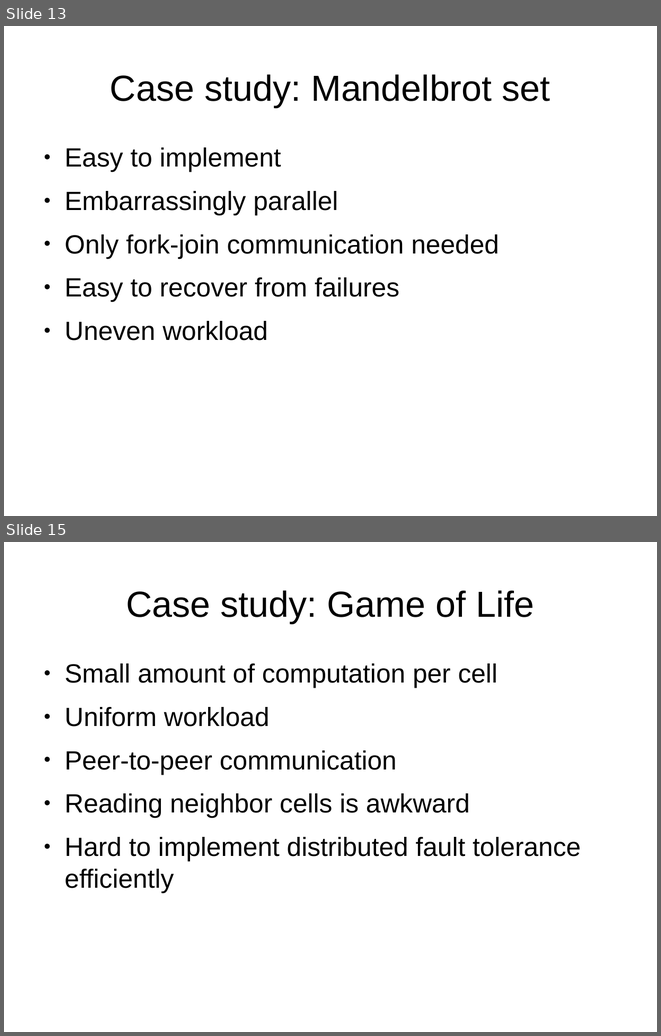
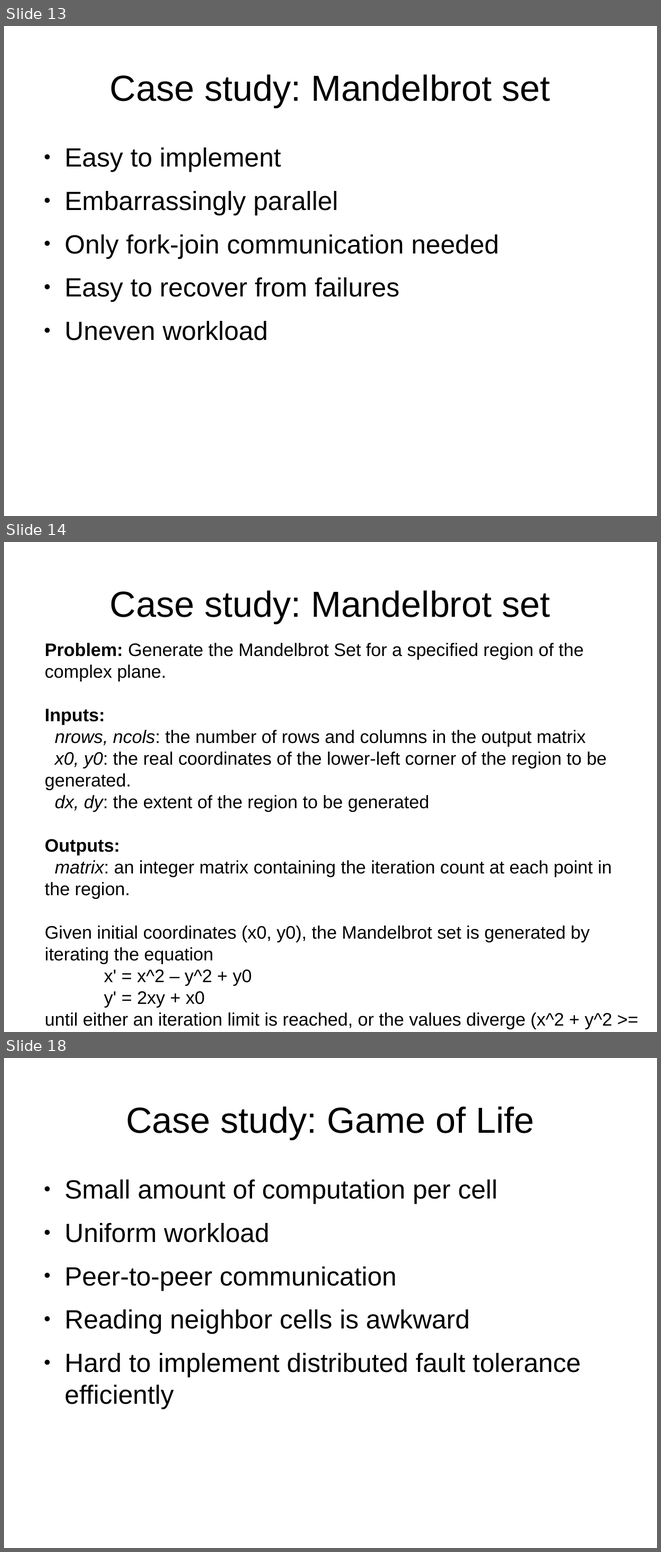
Before and after one commit to FractalDesigns/cowichan-1, a slide deck: miscellaneous/2010-12/slidesv2.odp. Shown one above the other, each under a label of ours: slides 13 and 15 before the commit, slides 13, 14 and 18 after it; the slides between them are not shown. The pictures are 661x1036 and 661x1552 pixels, drawn with LibreOffice and Linux fonts; fonts in the diff are those of the drawing; background and template pictures are left out. Boxes give left, top, right and bottom in pixels: in the first picture for what was removed or moved away, otherwise in the second. Text is boxed around its words. In the diff, an @@ line names an element or a change of style, - is before the commit and + after.

Commit message:
Elaboration on Mandelbrot problem and a couple more slides

```diff
--- a/miscellaneous/2010-12/slidesv2.odp
+++ b/miscellaneous/2010-12/slidesv2.odp
@@ slide 14 added at <box>4,542,657,1032</box>, background picture (left out) @@
@@ title added at <box>110,590,550,623</box>, 44 pt, text #000000 @@
+Case study: Mandelbrot set
@@ text added at <box>45,643,612,1029</box>, 22 pt, text #000000 @@
+Problem: Generate the Mandelbrot Set for a specified region of the complex plane.
+Inputs:
+nrows, ncols: the number of rows and columns in the output matrix
+x0, y0: the real coordinates of the lower-left corner of the region to be generated.
+dx, dy: the extent of the region to be generated
+Outputs:
+matrix: an integer matrix containing the iteration count at each point in the region.
+Given initial coordinates (x0, y0), the Mandelbrot set is generated by iterating the equation
+x' = x^2 – y^2 + y0
+y' = 2xy + x0
+until either an iteration limit is reached, or the values diverge (x^2 + y^2 >= 2).
@@ what was slide 15 is now slide 18 @@
```
Also in this commit, not shown: 1 slide changed, 2 other slides added.
